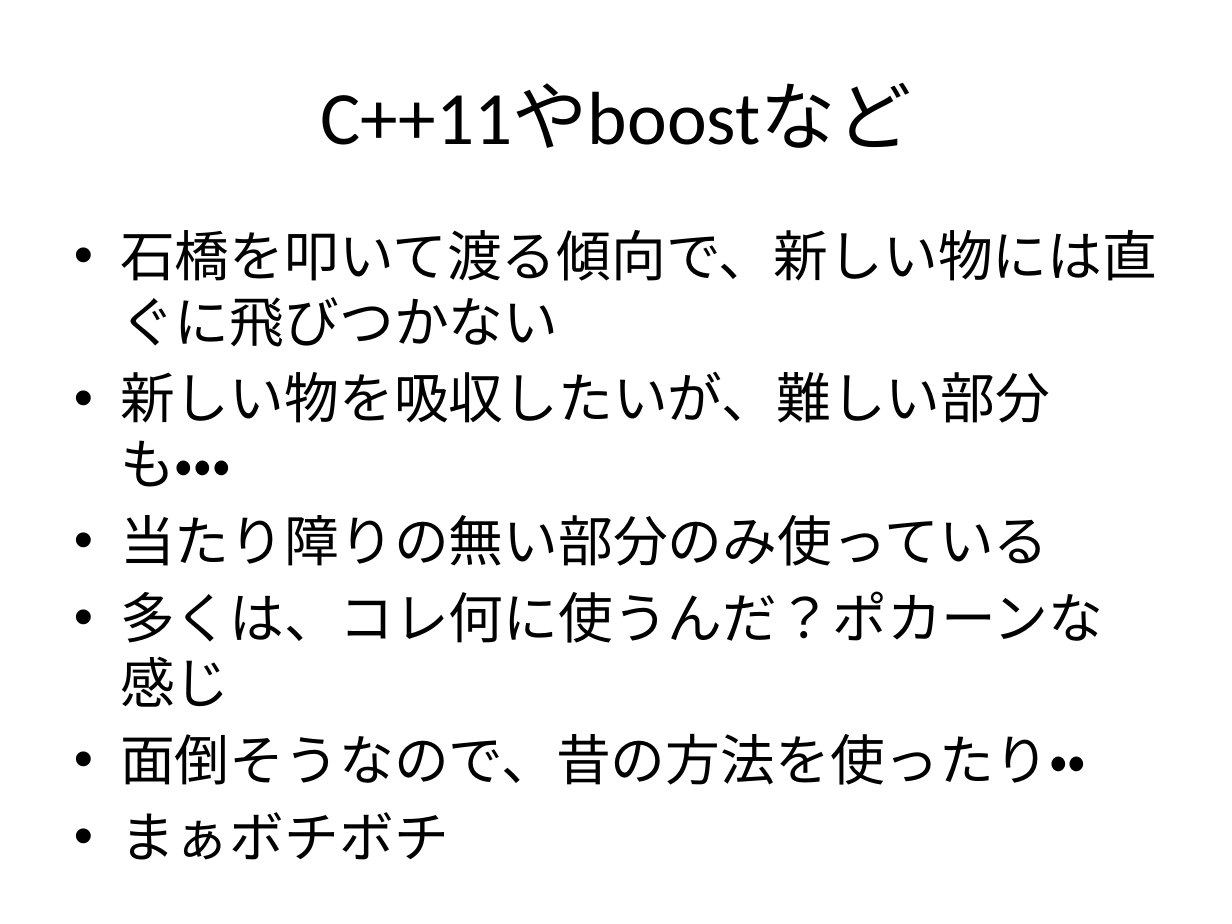
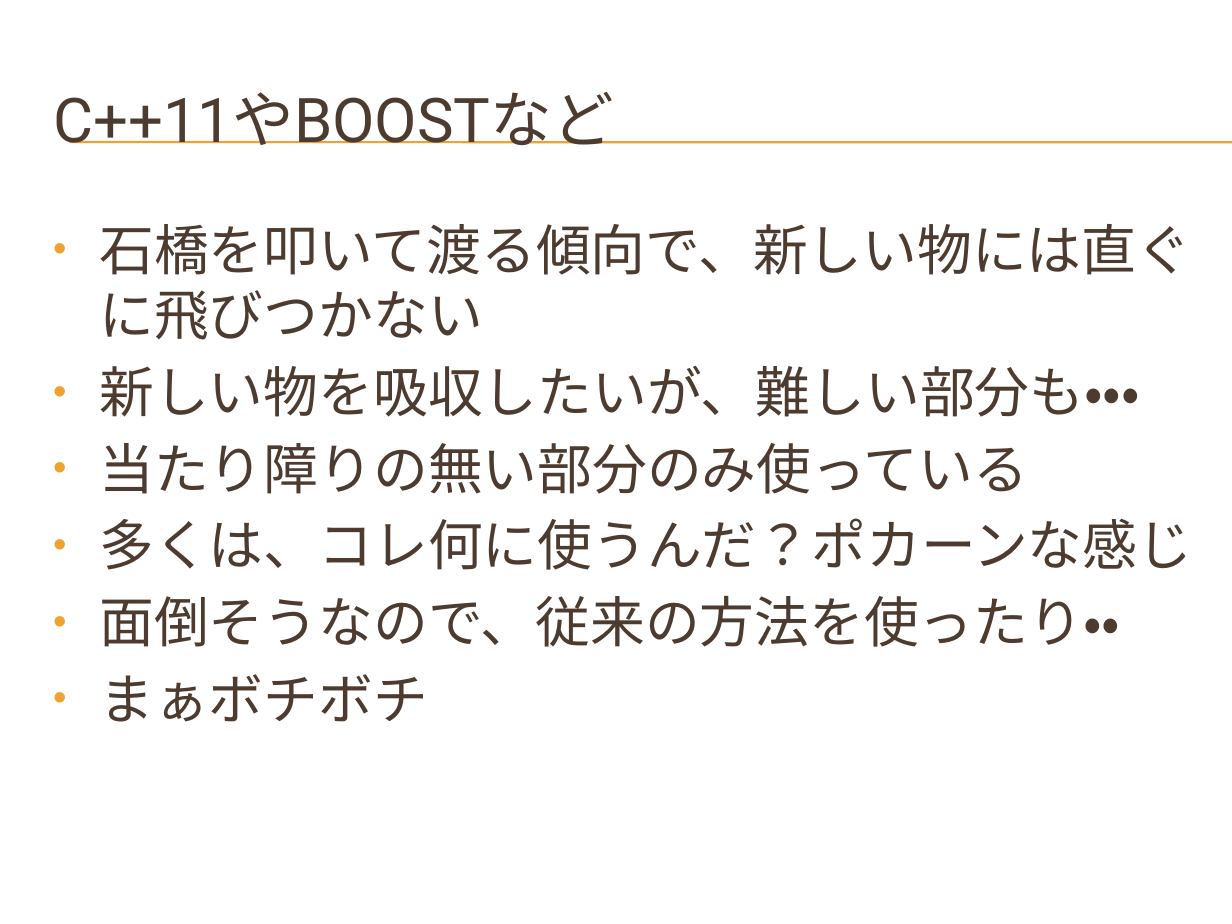
Before and after one commit to hirakuni45/glfw3_app, a slide deck: slide 3 of glfw3_app/docs/GLFW3_OpenGL_GUI.pptx. Drawn at 1232x924 pixels with LibreOffice and Linux fonts; fonts in the diff are those of the drawing; background and template pictures are left out. Boxes give left, top, right and bottom in pixels: in the first picture for what was removed or moved away, otherwise in the second. Text is boxed around its words. In the diff, an @@ line names an element or a change of style, - is before the commit and + after.

```diff
--- a/glfw3_app/docs/GLFW3_OpenGL_GUI.pptx
+++ b/glfw3_app/docs/GLFW3_OpenGL_GUI.pptx
@@ title at (53,92,614,145): text changed; size 44 to 36 pt; font Calibri to Roboto; text colour #000000 to #4E3B30 @@
-C++11やboostなど
+C++11やBOOSTなど
@@ line added from (69, 142) to (1232, 142), #F0A22E 0.75 pt @@
@@ line added from (69, 143) to (1232, 143), #F0A22E 0.75 pt @@
@@ text "石橋を叩いて渡る傾向で、新しい物には直ぐに飛びつかない": place and size @@
-text "石橋を叩いて渡る傾向で、新しい物には直ぐに飛びつかない" at (120,230,1157,785)
+text "石橋を叩いて渡る傾向で、新しい物には直ぐに飛びつかない" at (99,224,1192,722)
@@ text at (99,224,1192,722): font Calibri to Roboto, text colour #000000 to #4E3B30 in "石橋を叩いて渡る傾向で、新しい物には直ぐに飛びつかない", "新しい物を吸収したいが、難しい部分も・・・", "当たり障りの無い部分のみ使っている", "多くは、コレ何に使うんだ？ポカーンな感じ" and 1 more places @@
@@ text at (99,596,1120,647): text changed; font Calibri to Roboto; text colour #000000 to #4E3B30 @@
-• 面倒そうなので、昔の方法を使ったり・・
+• 面倒そうなので、従来の方法を使ったり・・
```
Also in this commit, not shown: 36 other slides changed, 2 other files.
